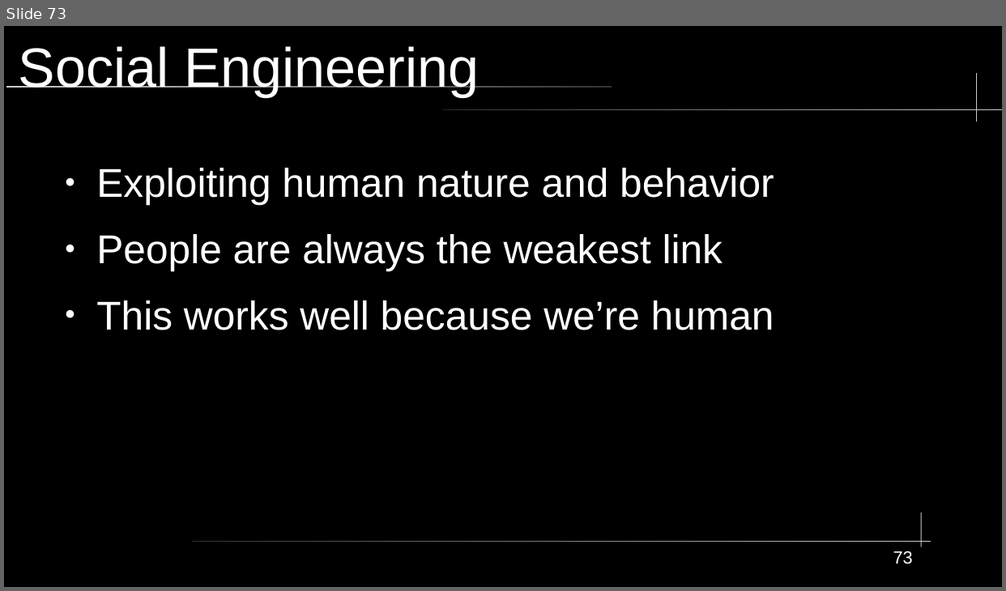
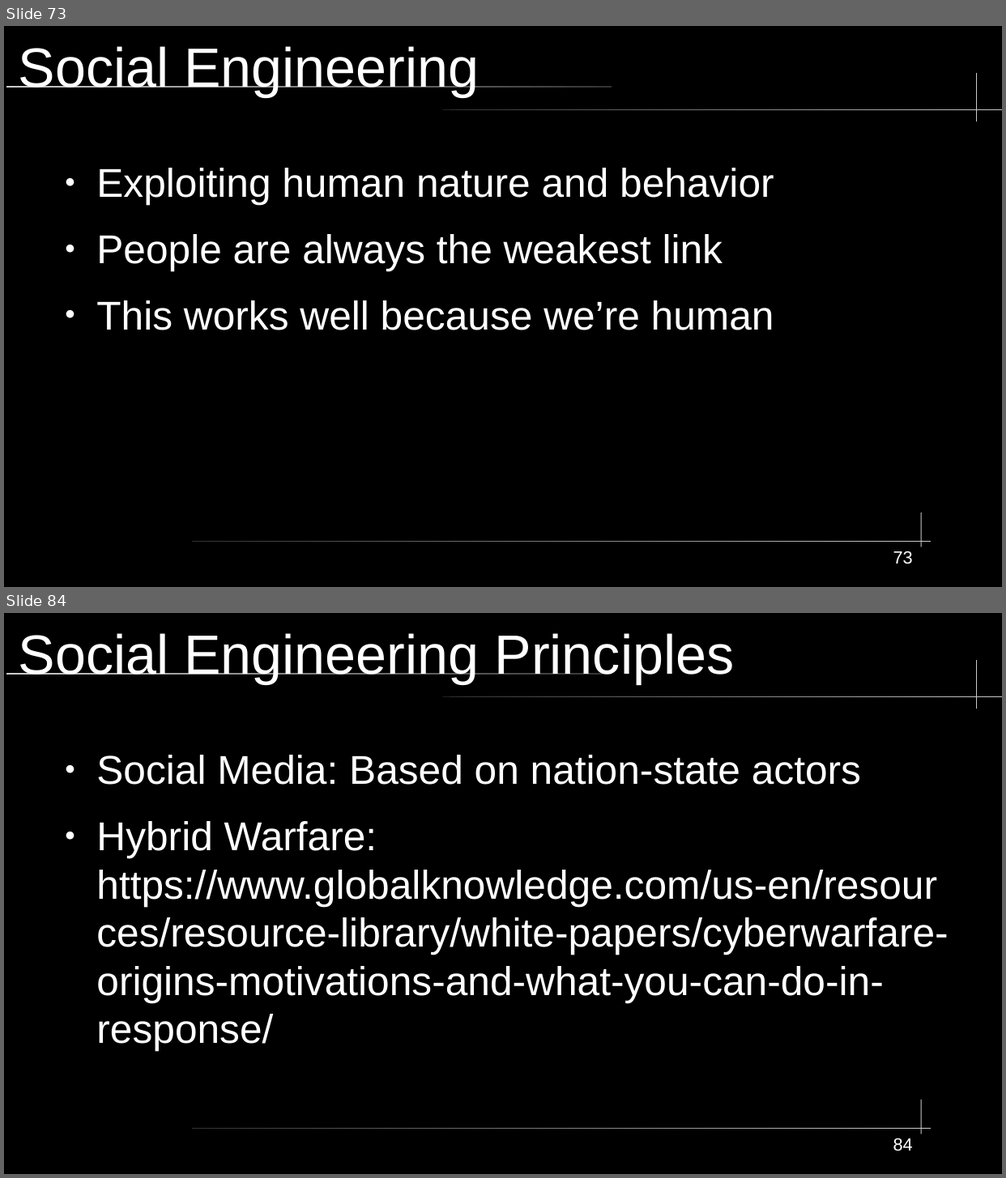
Before and after one commit to City-Colleges-of-Chicago-Cybersecurity/COMPSFI-214, a slide deck: 2026/Spring/powerpoints/Chapter-02-Personnel-Security-and-Risk-Management-Concepts.odp. Shown one above the other, each under a label of ours: slide 73 before the commit, slides 73 and 84 after it; the slides between them are not shown. The pictures are 1006x591 and 1006x1178 pixels, drawn with LibreOffice and Linux fonts; fonts in the diff are those of the drawing. Boxes give left, top, right and bottom in pixels: in the first picture for what was removed or moved away, otherwise in the second. Text is boxed around its words. In the diff, an @@ line names an element or a change of style, - is before the commit and + after.

```diff
--- a/2026/Spring/powerpoints/Chapter-02-Personnel-Security-and-Risk-Management-Concepts.odp
+++ b/2026/Spring/powerpoints/Chapter-02-Personnel-Security-and-Risk-Management-Concepts.odp
@@ slide 84 added at [4,613,1002,1174], background #000000; not listed: 5 template elements that a slide beside it also shows @@
@@ title added at [19,633,735,684], 44 pt, text #FFFFFF @@
+Social Engineering Principles
@@ text added at [96,755,948,1051], 32 pt, text #FFFFFF @@
+● Social Media: Based on nation-state actors
+● Hybrid Warfare: https://www.globalknowledge.com/us-en/resources/resource-library/white-papers/cyberwarfare-origins-motivations-and-what-you-can-do-in-response/
@@ page number added at [893,1139,913,1152], 14 pt, text #FFFFFF @@
+84
```
Also in this commit, not shown: 1 slide changed, 10 other slides added, 1 slide removed, 2 other files.
